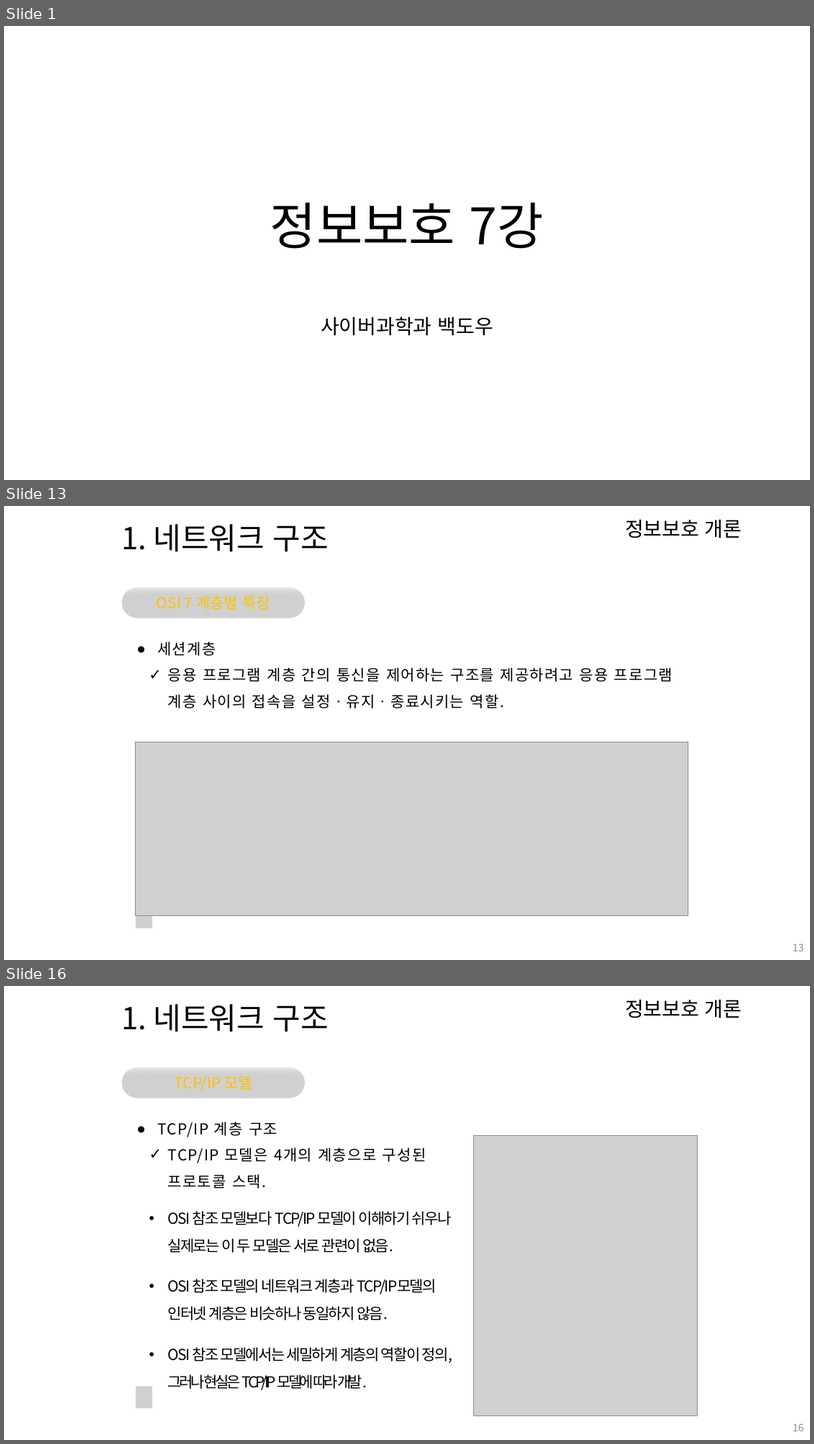
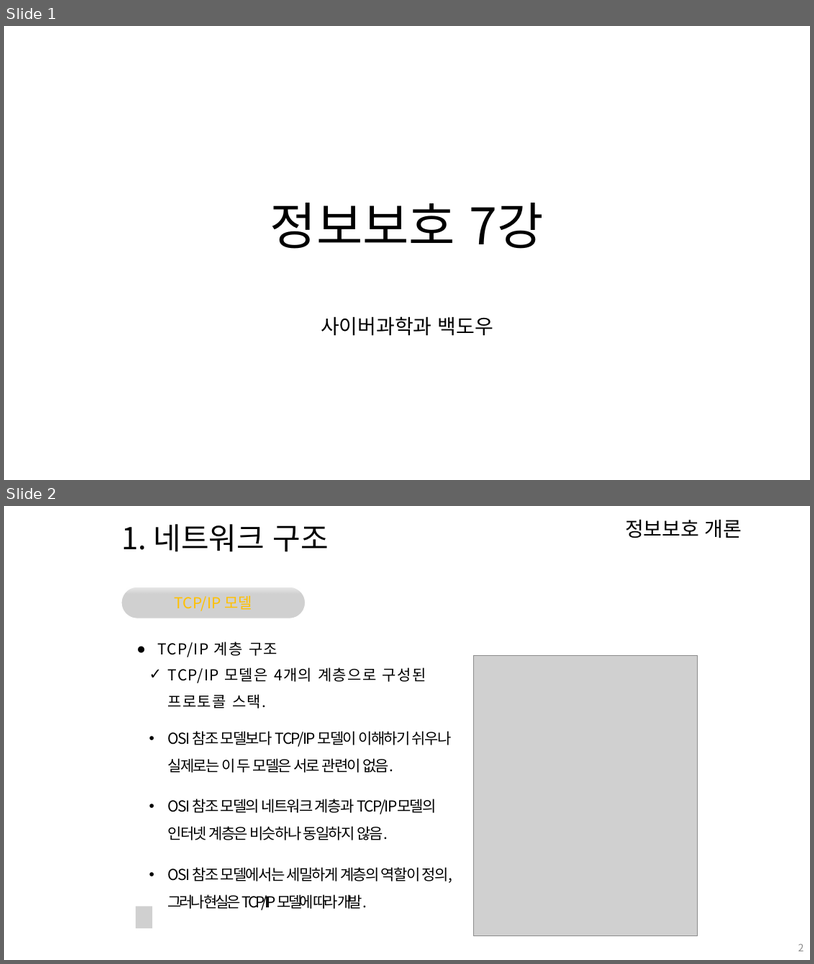
Before and after one commit to arizona95/CyberTraining, a slide deck: Lecture/24_1_정보보호/정보보호 7강.pptx. Shown one above the other, each under a label of ours: slides 1, 13 and 16 before the commit, slides 1 and 2 after it; the slides between them are not shown. The pictures are 814x1444 and 814x964 pixels, drawn with LibreOffice and Linux fonts; fonts in the diff are those of the drawing; grey boxes stand for pictures; background and template pictures are left out. Boxes give left, top, right and bottom in pixels: in the first picture for what was removed or moved away, otherwise in the second. Text is boxed around its words. In the diff, an @@ line names an element or a change of style, - is before the commit and + after.

```diff
--- a/Lecture/24_1_정보보호/정보보호 7강.pptx
+++ b/Lecture/24_1_정보보호/정보보호 7강.pptx
@@ slide 13 removed at bbox=[4, 506, 810, 960], background #FFFFFF; not listed: 1 template element that a slide beside it also shows @@
@@ text removed at bbox=[121, 524, 329, 552] @@
-1. 네트워크 구조
@@ picture removed at bbox=[121, 587, 305, 618] @@
@@ rounded rectangle removed at bbox=[121, 585, 305, 620] @@
-OSI 7 계층별 특징
@@ rounded rectangle removed at bbox=[126, 587, 301, 594] @@
@@ text removed at bbox=[157, 641, 216, 656] @@
-● 세션계층
@@ text removed at bbox=[168, 667, 673, 708] @@
-✓ 응용 프로그램 계층 간의 통신을 제어하는 구조를 제공하려고 응용 프로그램 계층 사이의 접속을 설정ㆍ유지ㆍ종료시키는 역할.
@@ picture removed at bbox=[136, 742, 689, 915] @@
@@ picture removed at bbox=[136, 906, 153, 928] @@
@@ page number removed at bbox=[793, 943, 805, 951] @@
-13
@@ what was slide 16 is now slide 2 @@
@@ page number at bbox=[799, 943, 805, 951]: text changed @@
-16
+2
```
Also in this commit, not shown: 3 slides changed, 13 other slides removed, 1 other file.
